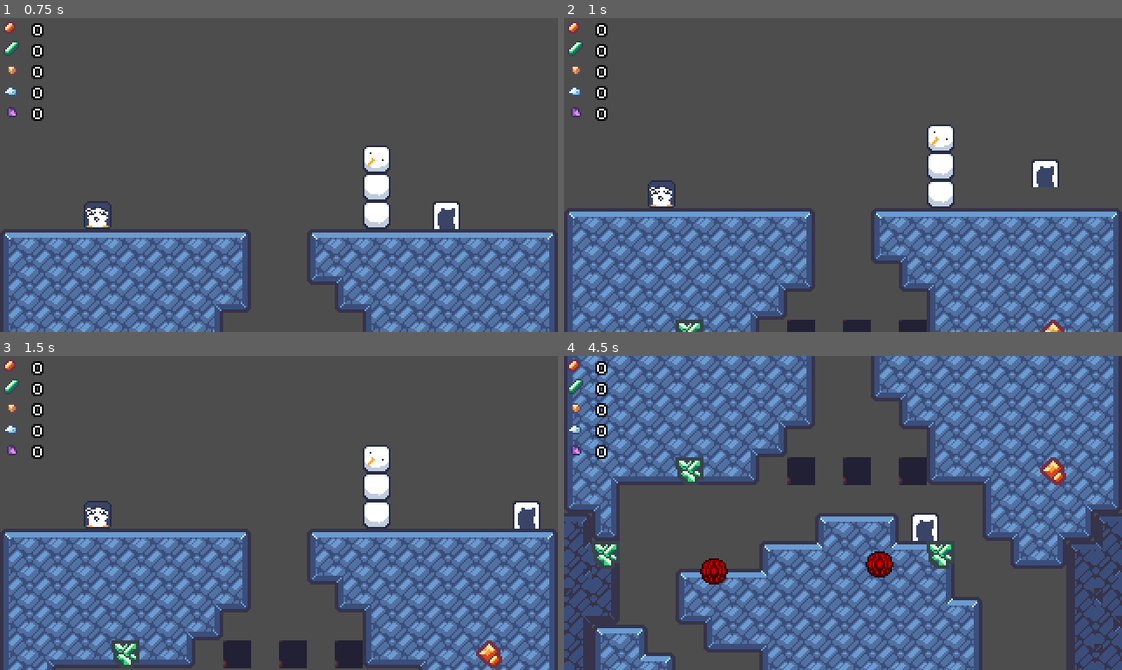
Above: before the commit, frames 1-4 (two rows, left to right).
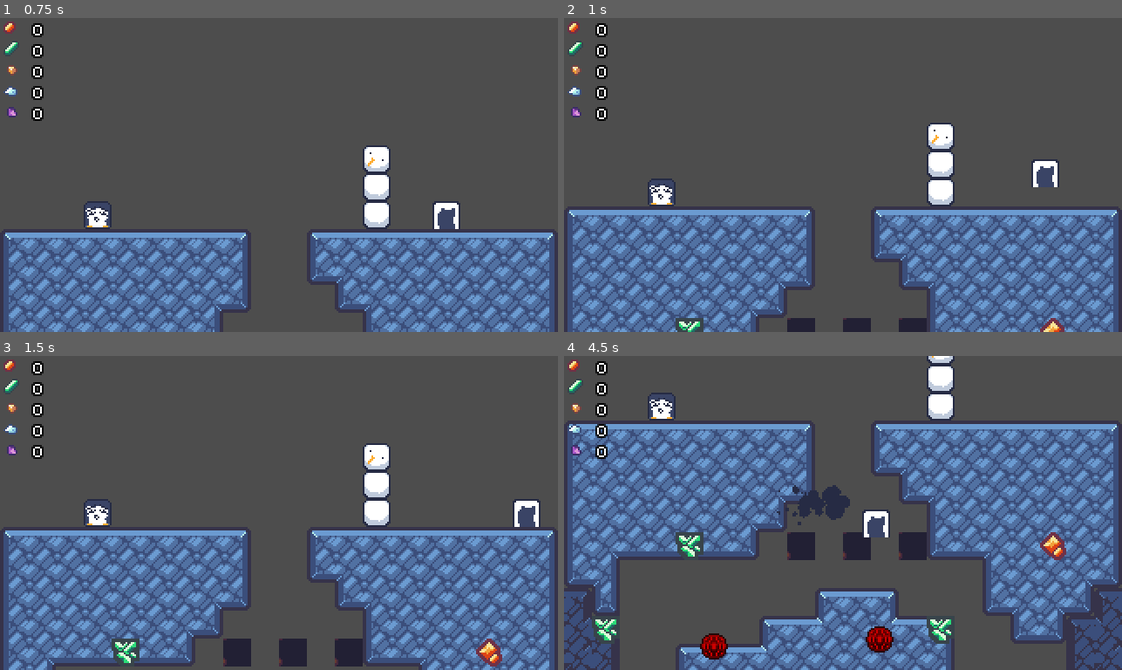
Above: after the commit, the same moments.

Repository: Ninesliced/ludumdare-57
Game: Godot game, scene res://scenes/main.tscn
The game is run twice, just before and just after one commit, with the same random seed, the same clock (stepped at 60 frames per second) and the same inputs. The engine's default icon, where the game draws it, is replaced by a stand-in: a white triangle on a blue panel in a dark square.
Inputs (mouse positions are in pixels of both pictures, inside the frame that each line leads up to):
- Up to frame 1 (0.75 s): move the mouse to (401, 159) at 0.52 s; hold D (right) from 0.53 s (still down); tap J (burrow) at 0.6 s; click (401, 159) at 0.67 s
- Up to frame 2 (1 s): keep holding D (right); tap Space (jump) at 0.77 s
- Up to frame 3 (1.5 s): release D (right) at 1.25 s; drag from (167, 528) to (491, 663) at 1.27 s
- Up to frame 4 (4.5 s): tap Enter at 2 s; move the mouse to (898, 443) at 2.02 s; hold A (left) 2.03-2.75 s; tap J (burrow) at 2.1, 3.6 s; drag from (815, 575) to (686, 597) at 2.77 s; move the mouse to (1010, 560) at 3.52 s; hold D (right) 3.53-4.25 s; tap Space (jump) at 3.77 s; drag from (675, 465) to (608, 572) at 4.27 s

Frame 1 is identical in both runs. In frame 2, 15% of the frame differs, in the area x 0-100%, y 33-100%; in frame 3, 17%; in frame 4, 75%, in the area x 0-100%, y 0-100%.

Commit message:
Feat: better effect

Diff:
--- a/scenes/entities/player/player.tscn
+++ b/scenes/entities/player/player.tscn
@@ -12,7 +12,11 @@
 [ext_resource type="Script" uid="uid://bbtpx3uely5l6" path="res://scenes/entities/player/grounded_detector.gd" id="9_5sj0x"]
 
 [sub_resource type="RectangleShape2D" id="RectangleShape2D_1hmtu"]
-size = Vector2(16, 15)
+size = Vector2(14.25, 15)
+
+[sub_resource type="Curve" id="Curve_ovg4i"]
+_data = [Vector2(0, 1), 0.0, 0.0, 0, 0, Vector2(1, 0), 0.0, 0.0, 0, 0]
+point_count = 2
 
 [sub_resource type="RectangleShape2D" id="RectangleShape2D_5sj0x"]
 size = Vector2(20, 17)
@@ -24,7 +28,7 @@
 hold_to_burrow = true
 
 [node name="CollisionShape2D" type="CollisionShape2D" parent="."]
-position = Vector2(0, 0.5)
+position = Vector2(0.125, 0)
 shape = SubResource("RectangleShape2D_1hmtu")
 
 [node name="StateMachine" parent="." node_paths=PackedStringArray("initial_state", "entity") instance=ExtResource("4_bj7e2")]
@@ -54,7 +58,7 @@
 [node name="BurrowParticle" type="CPUParticles2D" parent="StateMachine/Burrowed"]
 unique_name_in_owner = true
 emitting = false
-amount = 16
+amount = 64
 texture = ExtResource("5_ovg4i")
 lifetime = 0.5
 direction = Vector2(0, 0)
@@ -62,8 +66,7 @@
 gravity = Vector2(0, 0)
 initial_velocity_min = 10.0
 initial_velocity_max = 40.0
-scale_amount_min = 0.5
-scale_amount_max = 0.5
+scale_amount_curve = SubResource("Curve_ovg4i")
 color = Color(0.14902, 0.168627, 0.266667, 1)
 
 [node name="PlayerBurrowedComponent" parent="StateMachine/Burrowed" node_paths=PackedStringArray("player") instance=ExtResource("6_1murt")]
Not shown: 1 places in scenes/entities/player/player.tscn that only renumber resources
